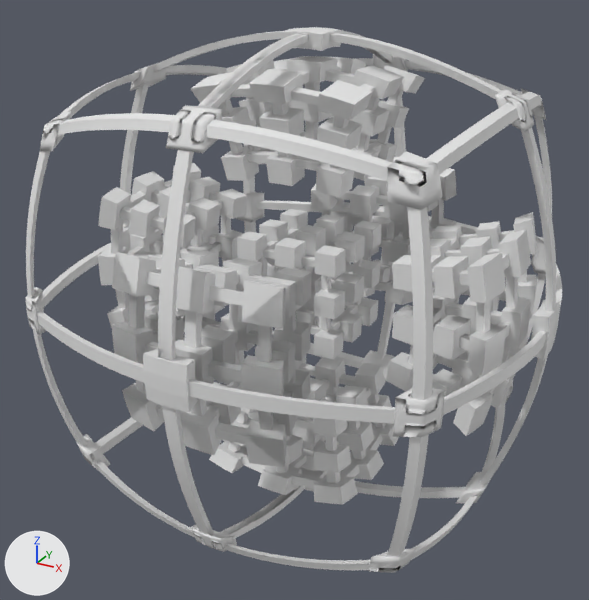
Before and after pictures for a commit that changed the Blender file 4th 4dmc.BaseGeometry.+ExtraSide.Curves.Handles (1).blend.
One viewpoint serves both versions: a 50 mm camera at (12.12, -23.19, 10.71) aimed at (-0.35, -0.51, -0.63). Every picture has the same lights, and +X, +Y and +Z are marked at lower left.

In view in the first picture: 'Main.Side.Central', 'Main.Side.Extra.Cubie.Central.Cubic', 'Main.Side.Extra.Cubie.Corner', 'Main.Side.Extra.Cubie.Edge', 'Main.Side.Extra.Curve.Central', 'Main.Side.Extra.Curve.Corner', 'Main.Side.Side.Cross.CrossExternalRows.ExternalDisp'.
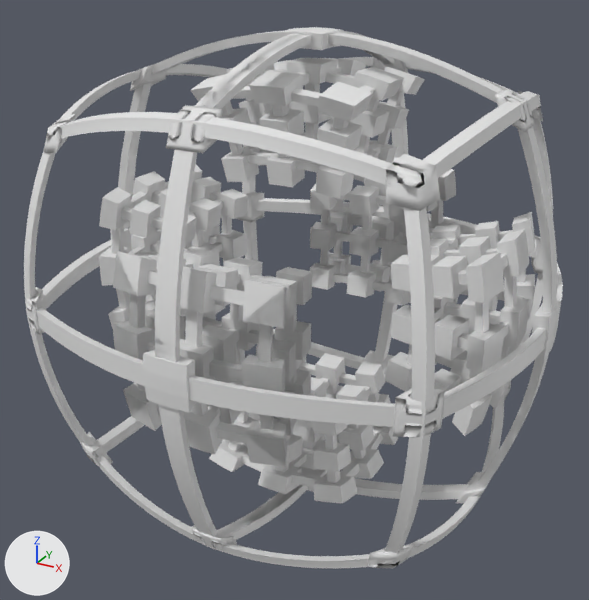
Commit message: finalizing general geometry

Location of each change, (x1, y1, x2, y2) in pixels of the pictures (589 x 600 px):
'Main.Side.Extra.Curve.Central', reshaped: before (37, 31, 562, 538); after (36, 31, 563, 540)
'Main.Side.Extra.Curve.Corner', reshaped: before (26, 58, 552, 570); after (24, 57, 553, 568)
'Main.Side.Central', hidden: before (237, 209, 382, 359)
'Main.Side.Extra.Cubie.Corner', mesh rescaled: before (40, 88, 546, 573); after (44, 85, 543, 568)

What the commit changed:
me_cube_012 has 56 vertices, 54 faces and spans x 17.24..21.06, y 17.25..21.07, z 17.25..21.07.
me_cube_012 is used by ob_main_side_extra_cubie_corner; location (0.02, 0.01, 0.0); scale (0.293, 0.293, 0.293).
me_cube_012 part 1: the whole mesh is scaled about the mesh origin by 0.988.
me_cube_010 is used by ob_main_side_extra_curve_central; location (0.0, 0.0, 0.0).
me_cube_010 had 100 vertices, 92 faces and spanned x 6.47..8.2, y 0.0..6.35, z -0.22..0.22.
me_cube_010 now has 100 vertices, 97 faces and spans x 6.41..8.2, y 0.0..6.35, z -0.33..0.33.
me_cube_010 part 2: 100 vertices removed from x 6.47..8.2, y 0.0..6.35, z -0.22..0.22; 100 vertices added at x 6.41..8.2, y 0.0..6.35, z -0.33..0.33.
me_cube_009 is used by ob_main_side_extra_curve_corner; location (0.0, 0.0, 0.0); scale (0.293, 0.293, 0.293).
me_cube_009 had 272 vertices, 256 faces and spanned x 18.8..22.8, y -1.3..19.2, z 18.8..22.8.
me_cube_009 now has 256 vertices, 240 faces and spans x 18.2..23.0, y -0.4..19.5, z 18.2..23.0.
me_cube_009 part 3: 272 vertices removed from x 18.8..22.8, y -1.3..19.2, z 18.8..22.8; 256 vertices added at x 18.2..23.0, y -0.4..19.5, z 18.2..23.0.
Object 'Main.Side.Central' (ob_main_side_central) is now hidden.
